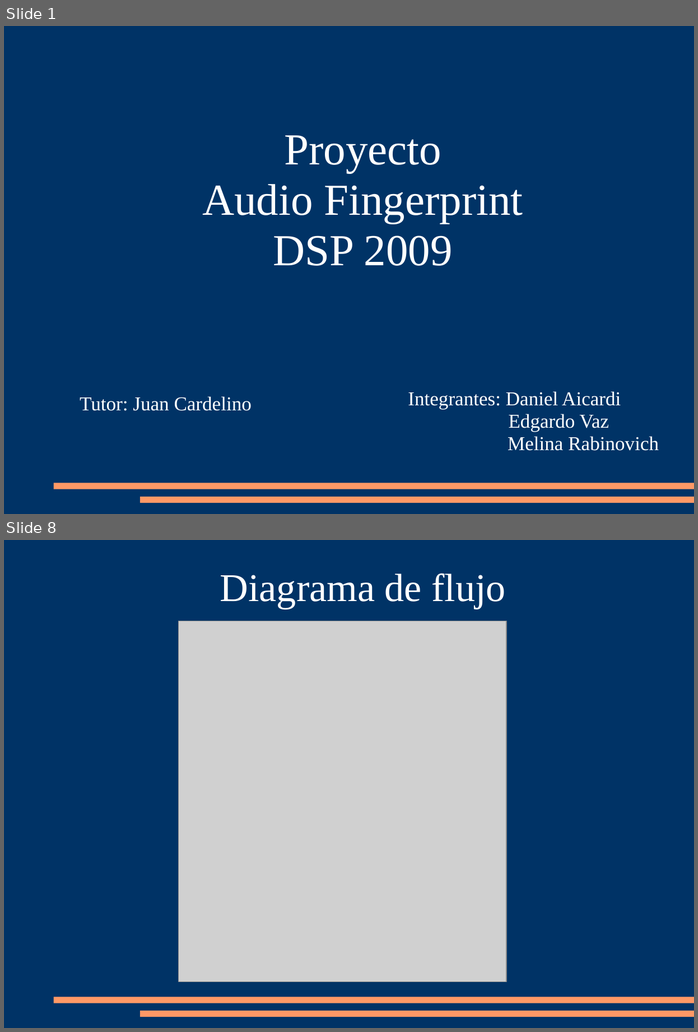
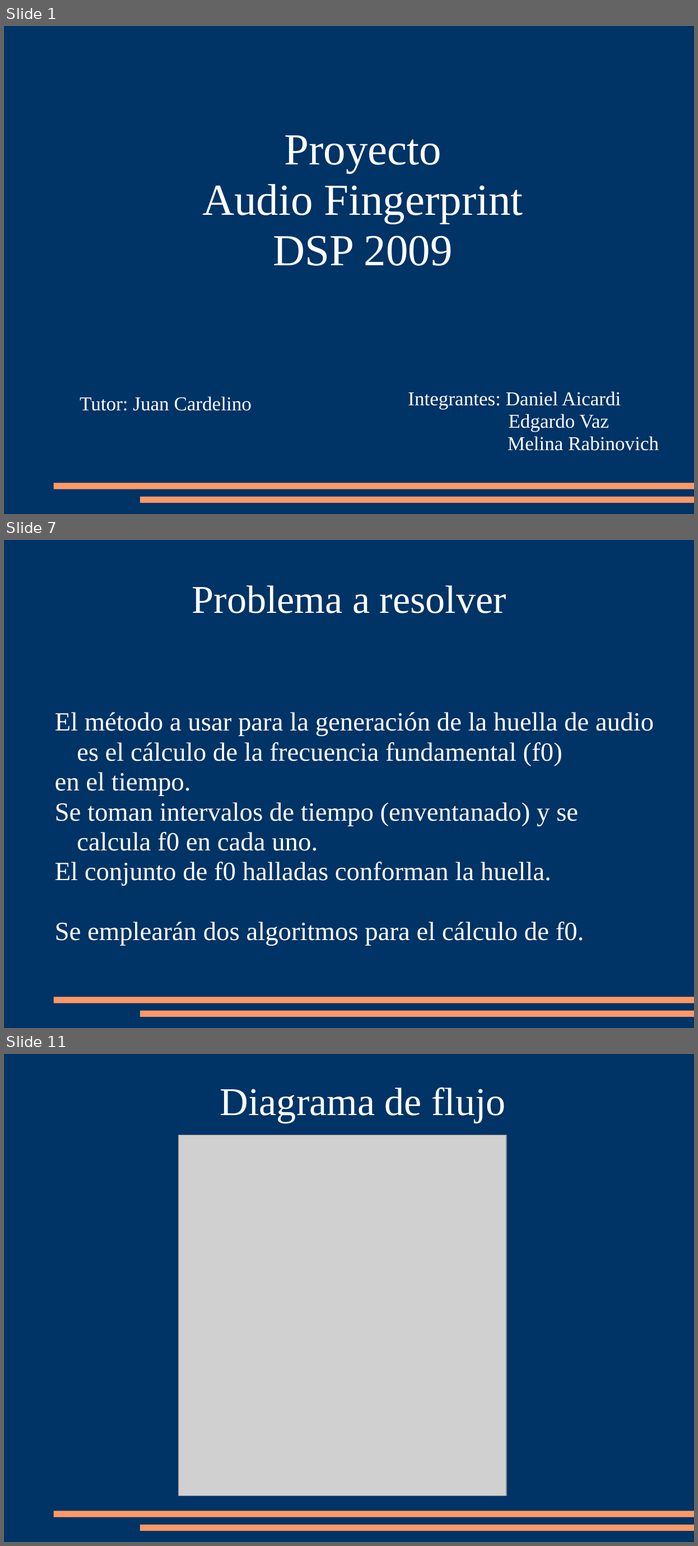
Before and after one commit to mrabinovichm/audio-fingerprint, a slide deck: Presentacion.ppt. Shown one above the other, each under a label of ours: slides 1 and 8 before the commit, slides 1, 7 and 11 after it; the slides between them are not shown. The pictures are 698x1032 and 698x1546 pixels, drawn with LibreOffice and Linux fonts; fonts in the diff are those of the drawing; grey boxes stand for pictures. Boxes give left, top, right and bottom in pixels: in the first picture for what was removed or moved away, otherwise in the second. Text is boxed around its words. In the diff, an @@ line names an element or a change of style, - is before the commit and + after.

```diff
--- a/Presentacion.ppt
+++ b/Presentacion.ppt
@@ slide 7 added at (x1=4, y1=540, x2=694, y2=1028), background #003366; not listed: 2 template elements that a slide beside it also shows @@
@@ title added at (x1=192, y1=585, x2=506, y2=613), 48 pt, text #FFFFFF @@
+Problema a resolver
@@ subtitle added at (x1=55, y1=712, x2=654, y2=945), 32 pt, text #FFFFFF @@
+El método a usar para la generación de la huella de audio es el cálculo de la frecuencia fundamental (f0)
+en el tiempo.
+Se toman intervalos de tiempo (enventanado) y se calcula f0 en cada uno.
+El conjunto de f0 halladas conforman la huella.
+Se emplearán dos algoritmos para el cálculo de f0.
@@ what was slide 8 is now slide 11 @@
```
Also in this commit, not shown: 9 slides changed, 3 other slides added.
